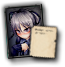
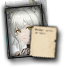
Revision of a layered (65, 67) image; what changed, layer by layer:
added layer "凯尔希" above "希尔薇" over (5, 0, 49, 57)
